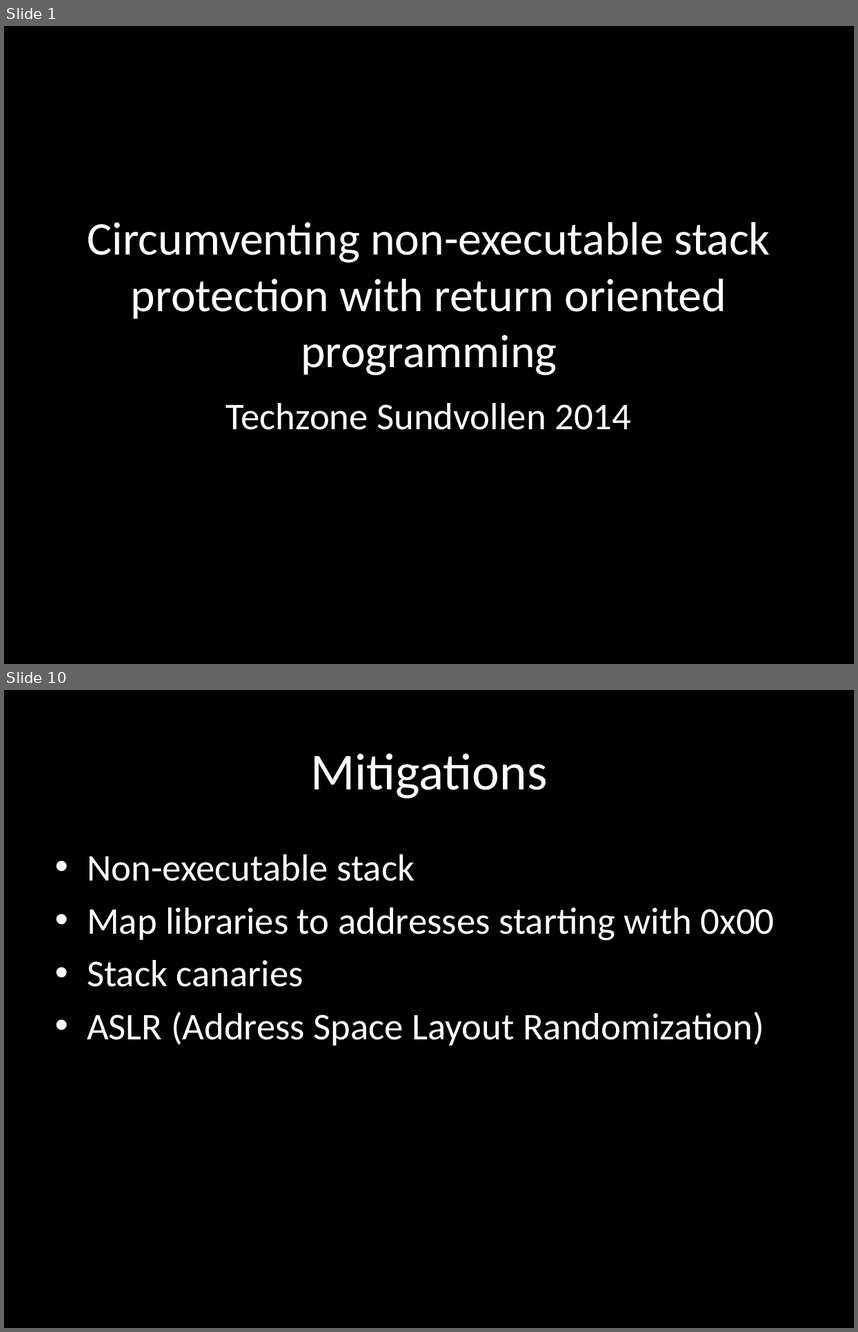
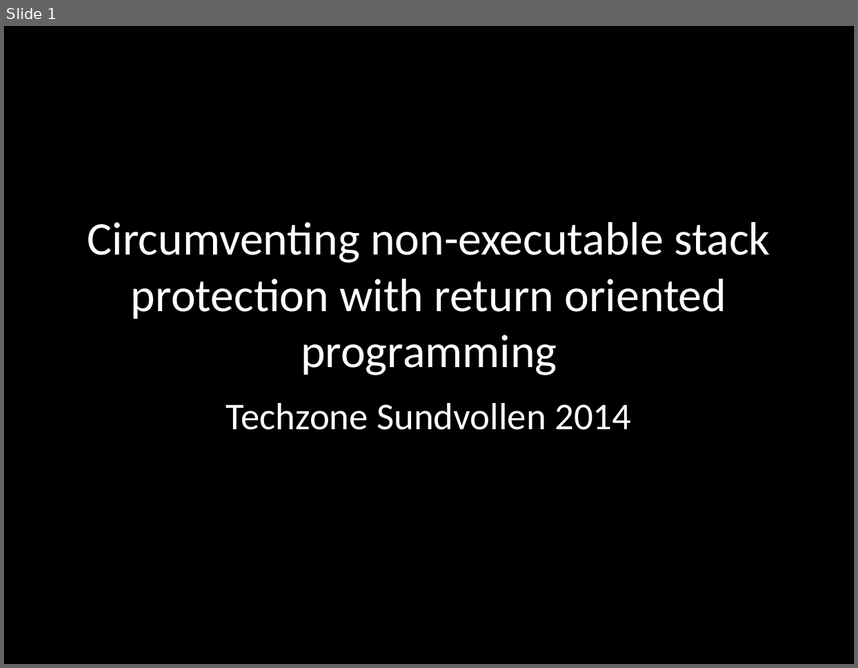
Before and after one commit to wuurrd/techzonepresentation, a slide deck: presentation.pptx. Shown one above the other, each under a label of ours: slides 1 and 10 before the commit, slide 1 after it; the slides between them are not shown. The pictures are 858x1332 and 858x668 pixels, drawn with LibreOffice and Linux fonts; fonts in the diff are those of the drawing. Boxes give left, top, right and bottom in pixels: in the first picture for what was removed or moved away, otherwise in the second. Text is boxed around its words. In the diff, an @@ line names an element or a change of style, - is before the commit and + after.

```diff
--- a/presentation.pptx
+++ b/presentation.pptx
@@ slide 10 removed at (x1=4, y1=690, x2=854, y2=1328), background #000000 @@
@@ title removed at (x1=310, y1=753, x2=547, y2=798) @@
-Mitigations
@@ text removed at (x1=87, y1=854, x2=775, y2=1045) @@
-• Non-executable stack
-• Map libraries to addresses starting with 0x00
-• Stack canaries
-• ASLR (Address Space Layout Randomization)
```
Also in this commit, not shown: 10 slides changed, 8 slides added, 17 other slides removed.
